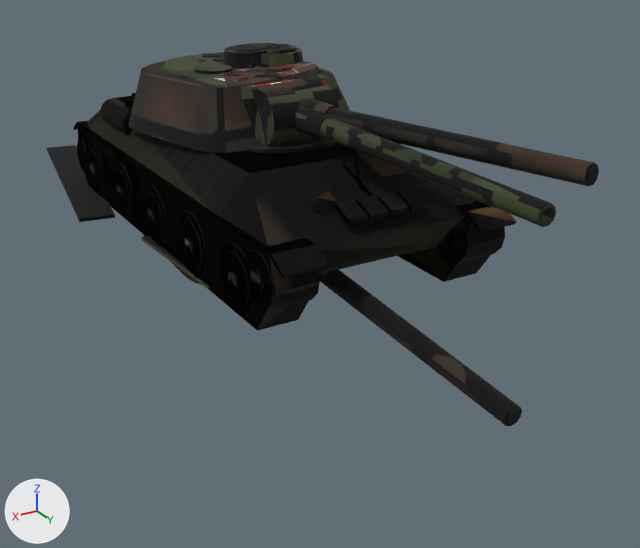
The glTF model public/models/t34_85.glb: old version first, new version second.
Before and after are seen from a 50 mm camera at (5.26, 10.42, 4.27) aimed at (-0.54, 0.74, -0.57). The lights are fixed; the arrows at lower left show +X, +Y and +Z. The first picture is the older version. Vertices at exactly the same position are counted once.

The scene before the commit, as lines of its bpy script (objects in view):
```python
ob_hull_blown = bpy.data.objects.new('hull_blown', me_t34_85_hull_005)
ob_hull_blown.location = (0.0, 0.0, 0.0)
ob_hull_ko = bpy.data.objects.new('hull_ko', me_t34_85_hull_003)
ob_hull_ko.location = (0.0, 0.0, 0.0)
ob_hull_ok = bpy.data.objects.new('hull_ok', me_t34_85_hull_001)
ob_hull_ok.location = (0.0, 0.0, 0.0)
ob_hull_trackl = bpy.data.objects.new('hull_trackL', me_t34_85_hull_007)
ob_hull_trackl.location = (0.0, 0.0, 0.0)
ob_hull_trackr = bpy.data.objects.new('hull_trackR', me_t34_85_hull_009)
ob_hull_trackr.location = (0.0, 0.0, 0.0)
ob_turret_blown = bpy.data.objects.new('turret_blown', me_t34_85_turret_005)
ob_turret_blown.location = (0.0, 0.0, 0.0)
ob_turret_ko = bpy.data.objects.new('turret_ko', me_t34_85_turret_003)
ob_turret_ko.location = (0.0, 0.0, 0.0)
ob_turret_ok = bpy.data.objects.new('turret_ok', me_t34_85_turret_001)
ob_turret_ok.location = (0.0, 0.0, 0.0)
```
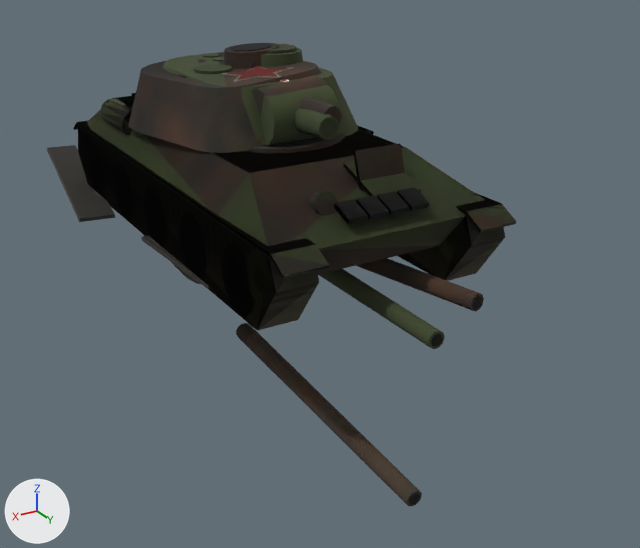
Where the change shows, as pixel boxes [x1, y1, x2, y2] in the pictures (640 x 548 px):
'hull_trackL', reshaped
    before: [74, 96, 516, 331]
    after: [79, 127, 319, 331]
'turret_ko', reshaped (54% narrower, 23% shorter)
    before: [128, 43, 599, 186]
    after: [128, 43, 342, 153]
'turret_ok', reshaped (50% narrower, 41% shorter)
    before: [163, 44, 556, 227]
    after: [163, 44, 358, 152]
'turret_blown', reshaped (mostly hidden)
    before: [143, 234, 522, 426]
    after: [143, 234, 200, 284]
'gun_blown', added
    after: [236, 323, 422, 506]
'gun_ok', added
    after: [318, 269, 445, 349]
'gun_ko', added
    after: [356, 258, 484, 312]
part 1 of me_t34_85_hull_005, deleted
    before: [77, 140, 499, 317]
part 2 of me_t34_85_hull_005, surface changed
    both: [84, 98, 516, 330]
part 3 of me_t34_85_hull_003, surface changed
    after: [353, 125, 405, 189]
part 4 of me_t34_85_hull_001, surface changed
    before: [429, 213, 505, 282]
part 5 of me_t34_85_hull_007, deleted
    before: [78, 141, 505, 311]
part 6 of me_t34_85_hull_007, surface changed
    before: [86, 97, 516, 331]
    after: [120, 163, 319, 331]
part 7 of me_t34_85_hull_009, surface changed
    before: [47, 145, 202, 281]
    after: [47, 97, 516, 281]
part 8 of me_t34_85_turret_005, deleted
    before: [319, 270, 522, 426]
part 9 of me_t34_85_turret_005, deleted
    before: [507, 409, 520, 424]
part 10 of me_t34_85_turret_003, deleted
    before: [326, 107, 599, 186]
part 11 of me_t34_85_turret_003, deleted
    before: [587, 166, 598, 183]
part 12 of me_t34_85_turret_003, surface changed
    both: [128, 43, 338, 153]
part 13 of me_t34_85_turret_001, deleted
    before: [320, 118, 556, 227]
part 14 of me_t34_85_turret_001, deleted
    before: [540, 207, 554, 224]
part 15 of me_t34_85_turret_001, surface changed
    before: [183, 44, 350, 152]
    after: [183, 44, 358, 152]

Patch to the scene script:
```diff
--- a/public/models/t34_85.glb.py
+++ b/public/models/t34_85.glb.py
@@ me_t34_85_hull_005 @@
-me_t34_85_hull_005.from_pydata(...)  # 1264 vertices, 2234 faces; spans x -1.57..1.57, y -3.42..3.46, z 0.0..1.62
+me_t34_85_hull_005.from_pydata(...)  # 456 vertices, 762 faces; spans x -1.5..1.5, y -3.42..3.46, z 0.0..1.62
+# me_t34_85_hull_005 part 1: 36 loose pieces with 808 vertices, spanning x -1.57..1.57, y -3.27..3.27, z 0.02..0.94, are deleted
+# me_t34_85_hull_005 part 2: 762 kept faces spanning x -1.5..1.5, y -3.42..3.46, z 0.0..1.62 get new texture (UV) coordinates
 me_t34_85_hull_005.materials.append(mat_hull_blown)
@@ me_t34_85_hull_003 @@
-me_t34_85_hull_003.from_pydata(...)  # 1184 vertices, 2082 faces; spans x -1.57..1.57, y -3.42..3.46, z 0.0..1.62
+me_t34_85_hull_003.from_pydata(...)  # 376 vertices, 610 faces; spans x -1.5..1.5, y -3.42..3.46, z 0.0..1.62
+# me_t34_85_hull_003 part 3: 608 kept faces spanning x -1.5..1.5, y -3.42..3.46, z 0.0..1.62 get new texture (UV) coordinates
+# edits to the shape of me_t34_85_hull_003 do not show in these pictures
 me_t34_85_hull_003.materials.append(mat_hull_ko)
@@ me_t34_85_hull_001 @@
-me_t34_85_hull_001.from_pydata(...)  # 1176 vertices, 2070 faces; spans x -1.57..1.57, y -3.42..3.46, z 0.0..1.56
+me_t34_85_hull_001.from_pydata(...)  # 368 vertices, 598 faces; spans x -1.5..1.5, y -3.42..3.46, z 0.0..1.56
+# me_t34_85_hull_001 part 4: 593 kept faces spanning x -1.5..1.5, y -3.42..3.46, z 0.0..1.56 get new texture (UV) coordinates
+# edits to the shape of me_t34_85_hull_001 do not show in these pictures
 me_t34_85_hull_001.materials.append(mat_hull_ok)
@@ me_t34_85_hull_007 @@
-me_t34_85_hull_007.from_pydata(...)  # 1180 vertices, 2074 faces; spans x -2.1..1.57, y -5.49..3.46, z 0.0..1.56
+me_t34_85_hull_007.from_pydata(...)  # 372 vertices, 602 faces; spans x -2.1..1.5, y -5.49..3.46, z 0.0..1.56
+# me_t34_85_hull_007 part 5: 36 loose pieces with 808 vertices, spanning x -1.57..1.57, y -3.27..3.27, z 0.02..0.94, are deleted
+# me_t34_85_hull_007 part 6: 600 kept faces spanning x -2.1..1.5, y -5.49..3.46, z 0.0..1.56 get new texture (UV) coordinates
 me_t34_85_hull_007.materials.append(mat_hull_trackl)
@@ me_t34_85_hull_009 @@
-me_t34_85_hull_009.from_pydata(...)  # 1180 vertices, 2074 faces; spans x -1.57..2.1, y -5.49..3.46, z 0.0..1.56
+me_t34_85_hull_009.from_pydata(...)  # 372 vertices, 602 faces; spans x -1.5..2.1, y -5.49..3.46, z 0.0..1.56
+# me_t34_85_hull_009 part 7: 602 kept faces spanning x -1.5..2.1, y -5.49..3.46, z 0.0..1.56 get new texture (UV) coordinates
+# edits to the shape of me_t34_85_hull_009 do not show in these pictures
 me_t34_85_hull_009.materials.append(mat_hull_trackr)
@@ me_t34_85_turret_005 @@
-me_t34_85_turret_005.from_pydata(...)  # 306 vertices, 540 faces; spans x -0.79..1.44, y -1.62..5.5, z -0.21..1.18
+me_t34_85_turret_005.from_pydata(...)  # 270 vertices, 476 faces; spans x -0.79..1.44, y -1.62..2.01, z -0.21..1.18
+# me_t34_85_turret_005 part 8: the loose piece of 20 vertices spanning x 0.19..0.49, y 1.49..5.49, z -0.13..0.44 is deleted
+# me_t34_85_turret_005 part 9: the loose piece of 16 vertices spanning x 0.22..0.37, y 5.46..5.5, z -0.1..0.05 is deleted
 me_t34_85_turret_005.materials.append(mat_turret_blown)
@@ me_t34_85_turret_003 @@
-me_t34_85_turret_003.from_pydata(...)  # 306 vertices, 540 faces; spans x -1.06..1.39, y -1.85..5.22, z 1.35..2.4
+me_t34_85_turret_003.from_pydata(...)  # 270 vertices, 476 faces; spans x -1.06..1.39, y -1.85..1.76, z 1.35..2.4
+# me_t34_85_turret_003 part 10: the loose piece of 20 vertices spanning x -0.76..0.08, y 1.23..5.21, z 1.72..2.09 is deleted
+# me_t34_85_turret_003 part 11: the loose piece of 16 vertices spanning x -0.73..-0.58, y 5.16..5.22, z 1.92..2.07 is deleted
+# me_t34_85_turret_003 part 12: 473 kept faces spanning x -1.06..1.39, y -1.85..1.76, z 1.35..2.4 get new texture (UV) coordinates
 me_t34_85_turret_003.materials.append(mat_turret_ko)
@@ me_t34_85_turret_001 @@
-me_t34_85_turret_001.from_pydata(...)  # 258 vertices, 452 faces; spans x -1.12..1.12, y -1.75..5.36, z 1.44..2.38
+me_t34_85_turret_001.from_pydata(...)  # 222 vertices, 388 faces; spans x -1.12..1.12, y -1.75..1.85, z 1.44..2.38
+# me_t34_85_turret_001 part 13: the loose piece of 20 vertices spanning x -0.12..0.12, y 1.35..5.35, z 1.66..1.9 is deleted
+# me_t34_85_turret_001 part 14: the loose piece of 16 vertices spanning x -0.07..0.07, y 5.33..5.36, z 1.71..1.85 is deleted
+# me_t34_85_turret_001 part 15: 384 kept faces spanning x -1.12..1.12, y -1.75..1.85, z 1.44..2.38 get new texture (UV) coordinates
 me_t34_85_turret_001.materials.append(mat_turret_ok)
@@ ob_gun_ok @@
+ob_gun_ok = bpy.data.objects.new('gun_ok', me_t34_85_turret_gun_001)  # 36 vertices, 64 faces; spans x -0.12..0.12, y 0.0..4.01, z -0.12..0.12; in mat_gun_ok (picture img_gun_ok)
+ob_gun_ok.location = (0.0, 0.0, 0.0)
@@ ob_gun_ko @@
+ob_gun_ko = bpy.data.objects.new('gun_ko', me_t34_85_turret_gun_003)  # 36 vertices, 64 faces; spans x -0.76..0.08, y -0.12..3.87, z -0.06..0.31; in mat_gun_ko (picture img_gun_ko)
+ob_gun_ko.location = (0.0, 0.0, 0.0)
@@ ob_gun_blown @@
+ob_gun_blown = bpy.data.objects.new('gun_blown', me_t34_85_turret_gun_005)  # 36 vertices, 64 faces; spans x 0.19..0.49, y 0.14..4.15, z -1.91..-1.34; in mat_gun_blown (picture img_gun_blown)
+ob_gun_blown.location = (0.0, 0.0, 0.0)
```
